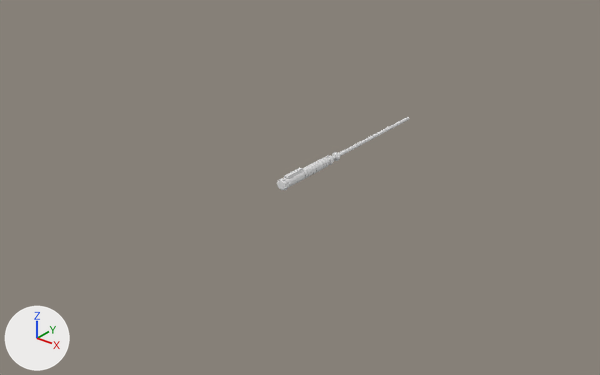
One commit to the Blender file Lightsaber.blend: the scene before it, then after it.
One viewpoint serves both versions: a 50 mm camera at (65.6, -85.7, 49.1) aimed at (-3.2, 0.2, -4.2). The axes (+X, +Y, +Z) are drawn at lower left. The lights are the same throughout.

Before the edit, the objects in view are built like this:
```python
me_cylinder_001 = bpy.data.meshes.new('Cylinder.001')
me_cylinder_001.from_pydata(...)  # 4975 vertices, 4940 faces; spans x -1.19..1.19, y -1.19..1.4, z -4.74..1.12
ob_cylinder = bpy.data.objects.new('Cylinder', me_cylinder_001)
ob_cylinder.location = (0.0, -1.7, 0.1)
ob_cylinder.rotation_euler = (1.571, 0.0, 0.0)  # degrees (90, 0, 0)
ob_cylinder.scale = (0.725, 0.725, 5.51)
_m = ob_cylinder.modifiers.new('Subsurf', 'SUBSURF')
```
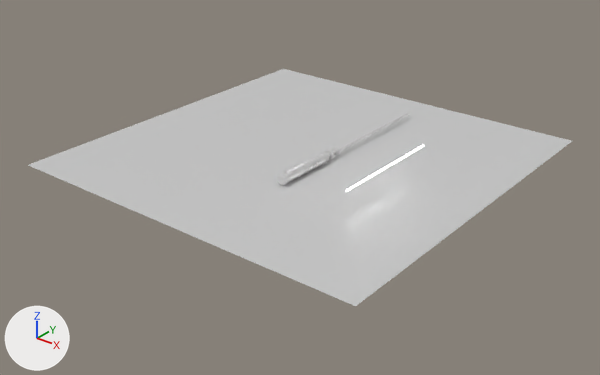
Edits to the bpy script that builds the scene:
```text
Add mat_material_002:
    mat_material_002 = bpy.data.materials.new('Material.002')
    # nodes: BsdfAnisotropic, BsdfDiffuse, MixShader, OutputMaterial
Add mat_material_003:
    mat_material_003 = emission_material('Material.003')
    mat_material_003.base_color = (0.8, 0.8, 0.8)  # white #e7e7e7
    mat_material_003.strength = 5.0
Add me_plane_001:
    me_plane_001.from_pydata([(-0.99, -0.98, 0.01), (1.01, -0.98, 0.01), (-0.99, 1.02, 0.01), (1.01, 1.02, 0.01)], [], [(0, 1, 3, 2)])
    me_plane_001.materials.append(mat_material_002)
Add me_plane_002:
    me_plane_002.from_pydata([(-1.0, -1.0, 0.0), (1.0, -1.0, 0.0), (-1.0, 1.0, 0.0), (1.0, 1.0, 0.0)], [], [(0, 1, 3, 2)])
    me_plane_002.materials.append(mat_material_003)  # white #e7e7e7
Change ob_cylinder:
    ob_cylinder.location: (0.0, -1.7, 0.1) -> (0.0, -1.7, 0.9)
Add ob_plane:
    ob_plane = bpy.data.objects.new('Plane', me_plane_001)
    ob_plane.location = (-4.4, 2.8, -0.1)
    ob_plane.scale = (28.7, 28.7, 28.7)
Add ob_plane_001:
    ob_plane_001 = bpy.data.objects.new('Plane.001', me_plane_002)
    ob_plane_001.location = (13.4, -0.8, 4.8)
    ob_plane_001.rotation_euler = (0.0, 1.082, 0.0)  # degrees (0, 62, 0)
    ob_plane_001.scale = (-0.166, -7.43, -0.166)
Add ob_plane_002:
    ob_plane_002 = bpy.data.objects.new('Plane.002', me_plane_002.copy())
    ob_plane_002.location = (11.0, -0.8, 2.8)
    ob_plane_002.rotation_euler = (0.0, 1.386, 0.0)  # degrees (0, 79, 0)
    ob_plane_002.scale = (-0.166, -7.43, -0.166)
```

Pixel boxes [x1, y1, x2, y2] of what changed, in the pictures (600 x 375 px):
'Plane', added
    after: [28, 69, 572, 306]
'Cylinder', moved
    before: [277, 117, 409, 191]
    after: [277, 112, 410, 185]
'Plane.001', added
    after: [361, 144, 424, 183]
'Plane.002', added
    after: [346, 181, 362, 192]
